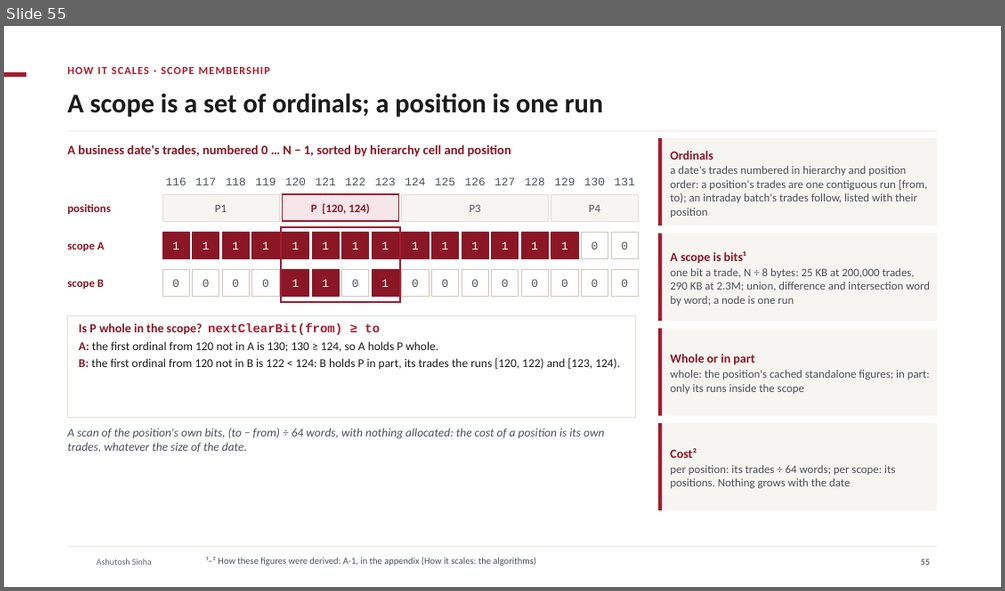
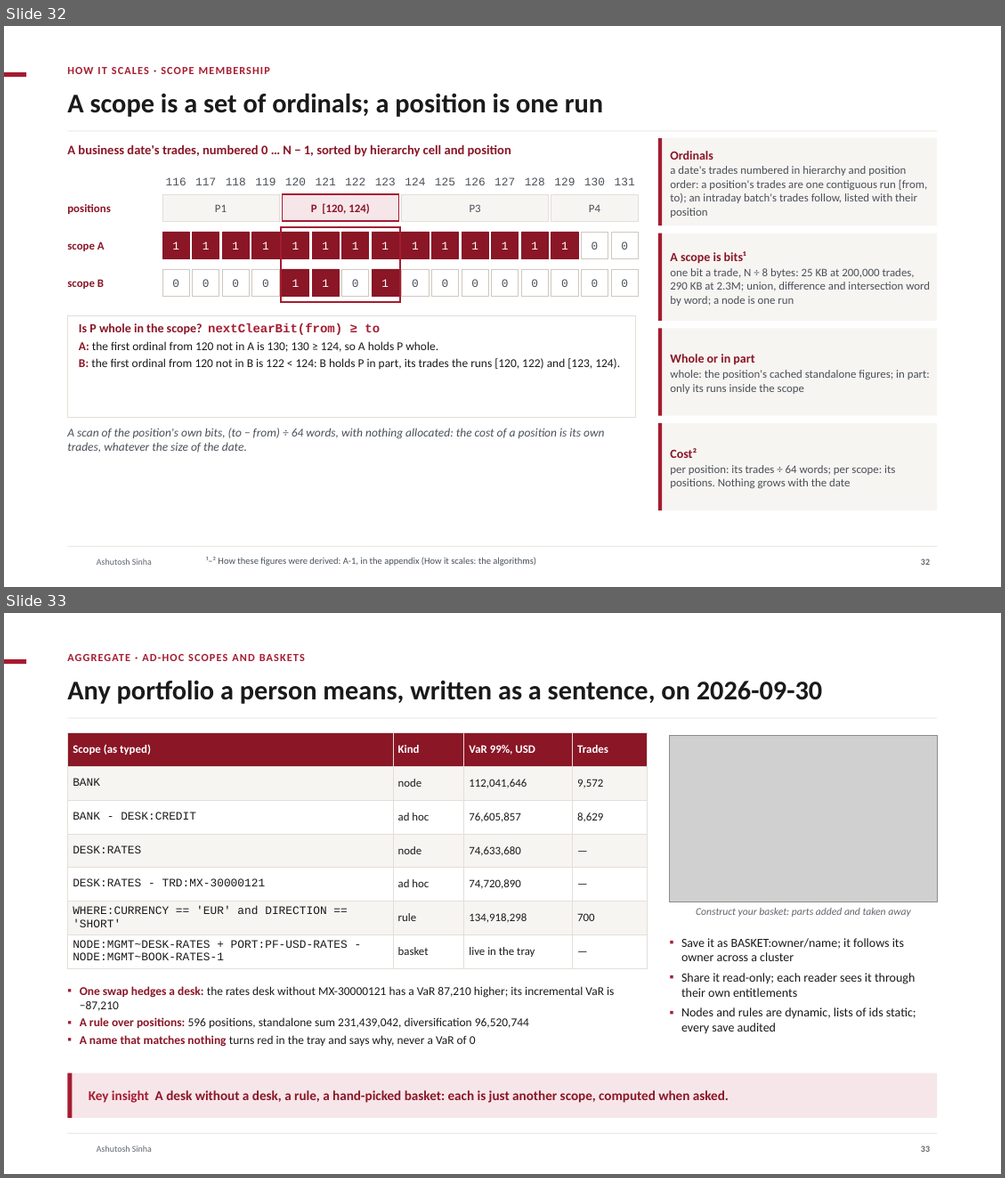
Before and after one commit to ajsinha/drishti, a slide deck: docs/publications/Drishti-Design-and-Evidence.pptx. Shown one above the other, each under a label of ours: slide 55 before the commit, slides 32 and 33 after it. The pictures are 1005x591 and 1005x1178 pixels, drawn with LibreOffice and Linux fonts; fonts in the diff are those of the drawing; grey boxes stand for pictures; background and template pictures are left out. Boxes give left, top, right and bottom in pixels: in the first picture for what was removed or moved away, otherwise in the second. Text is boxed around its words. In the diff, an @@ line names an element or a change of style, - is before the commit and + after.

Commit message:
Decks: Design-and-Evidence retold as a platform to see, aggregate and analyse any data (148 slides): why one platform and what it replaces, the platform in one picture, new chapters Aggregate and Explain and trust, BI expanded (the model architecture, one model for many analyses, where analytics goes next), risk as one family of computed analytics (the stress window, backtesting, signed report runs), ten case studies, the lake on AWS, the memory model as designed (targets to be measured), the themed roadmap

```diff
--- a/docs/publications/Drishti-Design-and-Evidence.pptx
+++ b/docs/publications/Drishti-Design-and-Evidence.pptx
@@ slide 33 added at bbox=[4, 613, 1001, 1174], background #FFFFFF; not listed: 3 template elements that a slide beside it also shows @@
@@ text added at bbox=[67, 654, 305, 661], 10.5 pt, text #A51C30, bold @@
+AGGREGATE · AD-HOC SCOPES AND BASKETS
@@ title added at bbox=[67, 680, 822, 704], 26 pt, text #1A1A1A, bold @@
+Any portfolio a person means, written as a sentence, on 2026-09-30
@@ rectangle added at bbox=[67, 718, 938, 718], fill #E3DED7 @@
@@ table added at bbox=[67, 732, 647, 968], 7 rows, 4 columns @@
+Scope (as typed) | Kind | VaR 99%, USD | Trades
+BANK | node | 112,041,646 | 9,572
+BANK - DESK:CREDIT | ad hoc | 76,605,857 | 8,629
+DESK:RATES | node | 74,633,680 | —
+DESK:RATES - TRD:MX-30000121 | ad hoc | 74,720,890 | —
+WHERE:CURRENCY == 'EUR' and DIRECTION == 'SHORT' | rule | 134,918,298 | 700
+NODE:MGMT~DESK-RATES + PORT:PF-USD-RATES - NODE:MGMT~BOOK-RATES-1 | basket | live in the tray | —
@@ picture added at bbox=[670, 735, 938, 902] @@
@@ text added at bbox=[696, 908, 910, 916], 10 pt, text #61666E, italic @@
+Construct your basket: parts added and taken away
@@ text added at bbox=[681, 938, 916, 1034], 12 pt, text #1A1A1A @@
+▪ Save it as BASKET:owner/name; it follows its owner across a cluster
+▪ Share it read-only; each reader sees it through their own entitlements
+▪ Nodes and rules are dynamic, lists of ids static; every save audited
@@ text added at bbox=[80, 986, 614, 1046], 11.5 pt, text #1A1A1A @@
+▪ One swap hedges a desk: the rates desk without MX-30000121 has a VaR 87,210 higher; its incremental VaR is −87,210
+▪ A rule over positions: 596 positions, standalone sum 231,439,042, diversification 96,520,744
+▪ A name that matches nothing turns red in the tray and says why, never a VaR of 0
@@ rectangle added at bbox=[67, 1073, 938, 1118], fill #F6E6E9 @@
@@ rectangle added at bbox=[67, 1073, 72, 1118], fill #A51C30 @@
@@ text added at bbox=[89, 1090, 728, 1103], 13 pt, text #8A1626, bold @@
+Key insight A desk without a desk, a rule, a hand-picked basket: each is just another scope, computed when asked.
@@ page number added at bbox=[921, 1145, 930, 1151], 8.5 pt, text #61666E, bold @@
+33
@@ what was slide 55 is now slide 32 @@
@@ page number at bbox=[921, 558, 930, 564]: text changed @@
-55
+32
```
Also in this commit, not shown: 15 slides changed, 53 other slides added, 5 slides removed, 1 other file.
